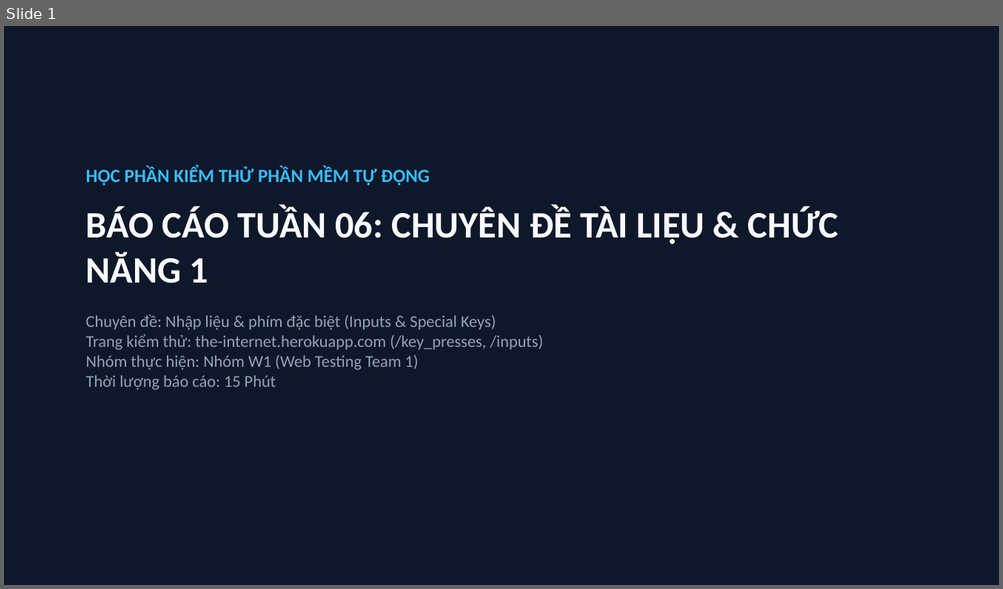
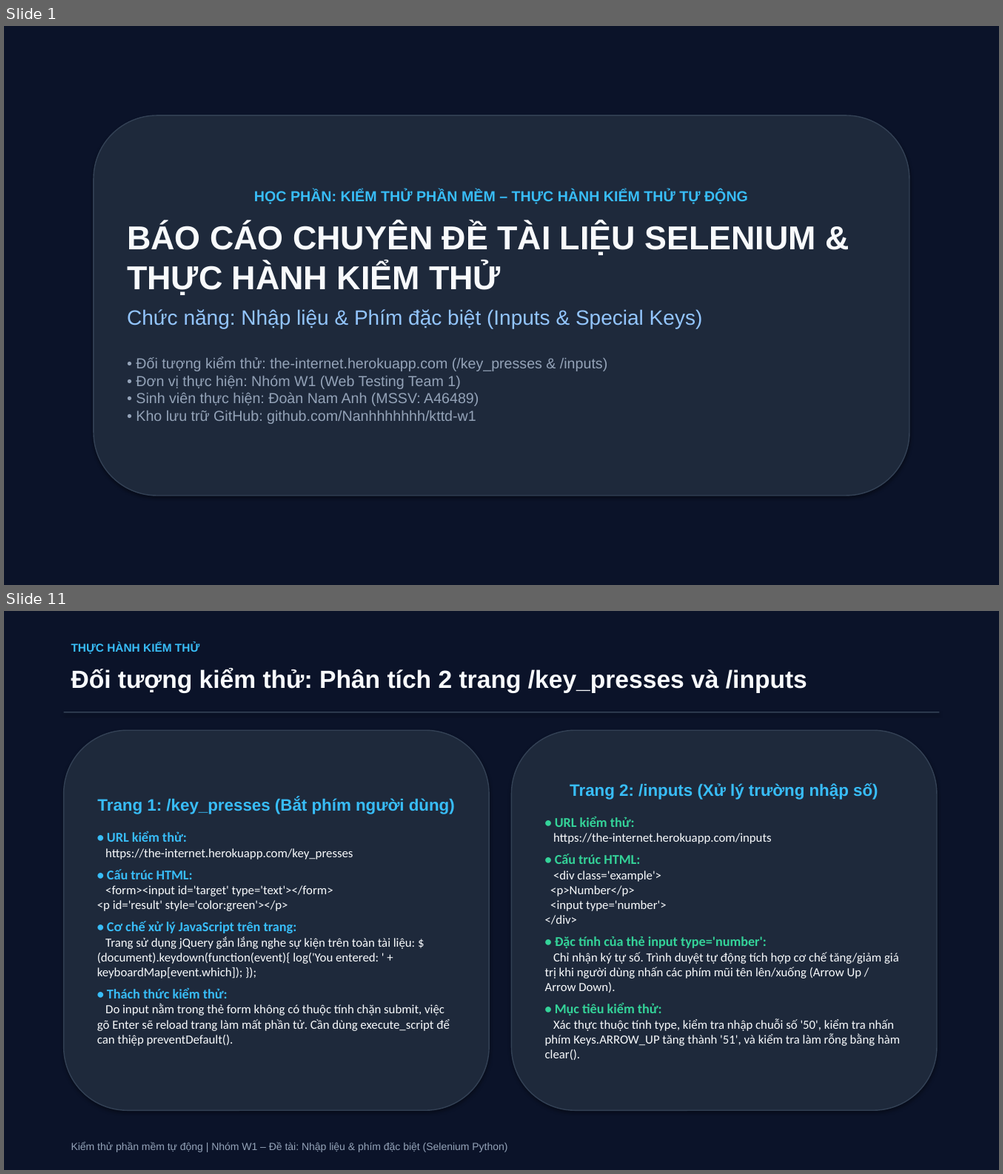
Before and after one commit to Nanhhhhhhh/kttd-w1, a slide deck: tuan-06/slide_tuan06_w1.pptx. Shown one above the other, each under a label of ours: slide 1 before the commit, slides 1 and 11 after it; the slides between them are not shown. The pictures are 1003x589 and 1003x1174 pixels, drawn with LibreOffice and Linux fonts; fonts in the diff are those of the drawing. Boxes give left, top, right and bottom in pixels: in the first picture for what was removed or moved away, otherwise in the second. Text is boxed around its words. In the diff, an @@ line names an element or a change of style, - is before the commit and + after.

Commit message:
T06: Nâng cấp bộ Slide báo cáo 18 trang chuyên sâu (PPTX & HTML)

```diff
--- a/tuan-06/slide_tuan06_w1.pptx
+++ b/tuan-06/slide_tuan06_w1.pptx
@@ slide 11 added at [4,611,999,1170], background #FFFFFF @@
@@ rectangle added at [4,611,999,1170], fill #0B1329 @@
@@ text added at [71,643,199,654], 11 pt, text #38BDF8, bold @@
+THỰC HÀNH KIỂM THỬ
@@ text added at [71,668,807,693], 24 pt, text #F8FAFC, bold @@
+Đối tượng kiểm thử: Phân tích 2 trang /key_presses và /inputs
@@ rectangle added at [64,712,939,712], fill #334155 @@
@@ rounded rectangle added at [64,730,489,1111], fill #1E293B, outline #334155 1 pt, 12 pt, text #F8FAFC @@
+Trang 1: /key_presses (Bắt phím người dùng)
+• URL kiểm thử:
+https://the-internet.herokuapp.com/key_presses
+• Cấu trúc HTML:
+<form><input id='target' type='text'></form>
+<p id='result' style='color:green'></p>
+• Cơ chế xử lý JavaScript trên trang:
+Trang sử dụng jQuery gắn lắng nghe sự kiện trên toàn tài liệu: $(document).keydown(function(event){ log('You entered: ' + keyboardMap[event.which]); });
+• Thách thức kiểm thử:
+Do input nằm trong thẻ form không có thuộc tính chặn submit, việc gõ Enter sẽ reload trang làm mất phần tử. Cần dùng execute_script để can thiệp preventDefault().
@@ rounded rectangle added at [512,730,936,1111], fill #1E293B, outline #334155 1 pt, 12 pt, text #F8FAFC @@
+Trang 2: /inputs (Xử lý trường nhập số)
+• URL kiểm thử:
+https://the-internet.herokuapp.com/inputs
+• Cấu trúc HTML:
+<div class='example'>
+<p>Number</p>
+<input type='number'>
+</div>
+• Đặc tính của thẻ input type='number':
+Chỉ nhận ký tự số. Trình duyệt tự động tích hợp cơ chế tăng/giảm giá trị khi người dùng nhấn các phím mũi tên lên/xuống (Arrow Up / Arrow Down).
+• Mục tiêu kiểm thử:
+Xác thực thuộc tính type, kiểm tra nhập chuỗi số '50', kiểm tra nhấn phím Keys.ARROW_UP tăng thành '51', và kiểm tra làm rỗng bằng hàm clear().
@@ text added at [71,1142,507,1153], 10 pt, text #94A3B8 @@
+Kiểm thử phần mềm tự động | Nhóm W1 – Đề tài: Nhập liệu & phím đặc biệt (Selenium Python)
@@ slide 1 changed as well @@
@@ rectangle at [4,26,999,585]: fill #0F172A to #0B1329 @@
@@ rounded rectangle "HỌC PHẦN: KIỂM THỬ PHẦN ...": place and size @@
-rounded rectangle "HỌC PHẦN: KIỂM THỬ PHẦN ..." at [86,167,838,390]
+rounded rectangle "HỌC PHẦN: KIỂM THỬ PHẦN ..." at [94,116,909,496]
@@ rounded rectangle "HỌC PHẦN: KIỂM THỬ PHẦN ..." at [94,116,909,496]: vertical alignment top to middle; fill none to #1E293B; outline none to #334155 1 pt; shadow on @@
@@ text in rounded rectangle at [127,190,815,424]: text changed; size 16 to 14 pt; font Calibri to Arial @@
-HỌC PHẦN KIỂM THỬ PHẦN MỀM TỰ ĐỘNG
-BÁO CÁO TUẦN 06: CHUYÊN ĐỀ TÀI LIỆU & CHỨC NĂNG 1
-Chuyên đề: Nhập liệu & phím đặc biệt (Inputs & Special Keys)
-Trang kiểm thử: the-internet.herokuapp.com (/key_presses, /inputs)
-Nhóm thực hiện: Nhóm W1 (Web Testing Team 1)
-Thời lượng báo cáo: 15 Phút
+HỌC PHẦN: KIỂM THỬ PHẦN MỀM – THỰC HÀNH KIỂM THỬ TỰ ĐỘNG
+BÁO CÁO CHUYÊN ĐỀ TÀI LIỆU SELENIUM & THỰC HÀNH KIỂM THỬ
+Chức năng: Nhập liệu & Phím đặc biệt (Inputs & Special Keys)
+• Đối tượng kiểm thử: the-internet.herokuapp.com (/key_presses & /inputs)
+• Đơn vị thực hiện: Nhóm W1 (Web Testing Team 1)
+• Sinh viên thực hiện: Đoàn Nam Anh (MSSV: A46489)
+• Kho lưu trữ GitHub: github.com/Nanhhhhhhh/kttd-w1
```
Also in this commit, not shown: 3 other slides changed, 13 other slides added, 5 slides removed, 3 other files.
